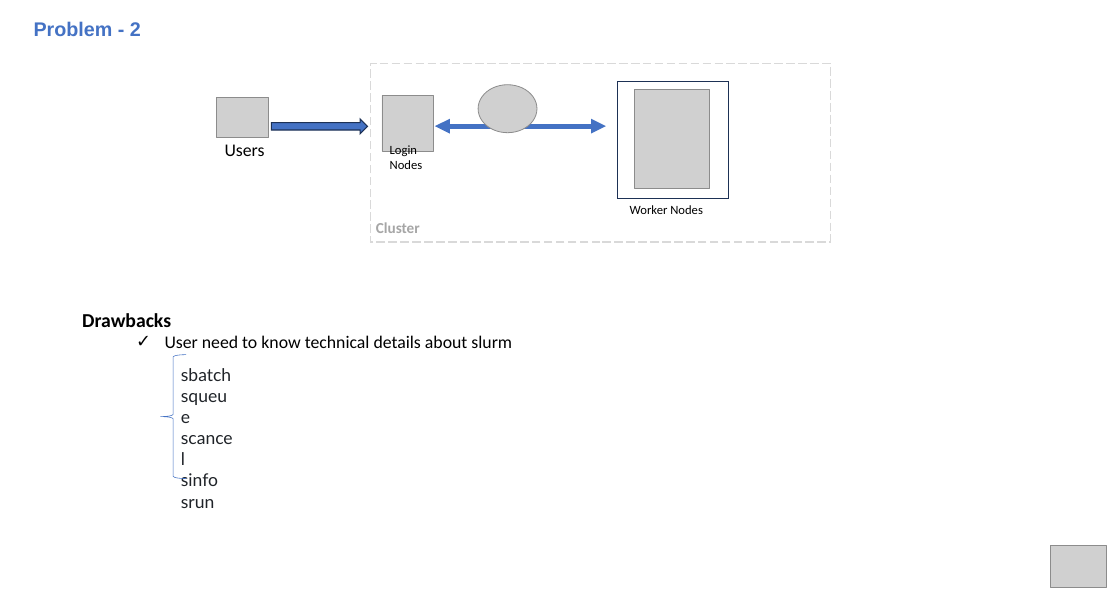
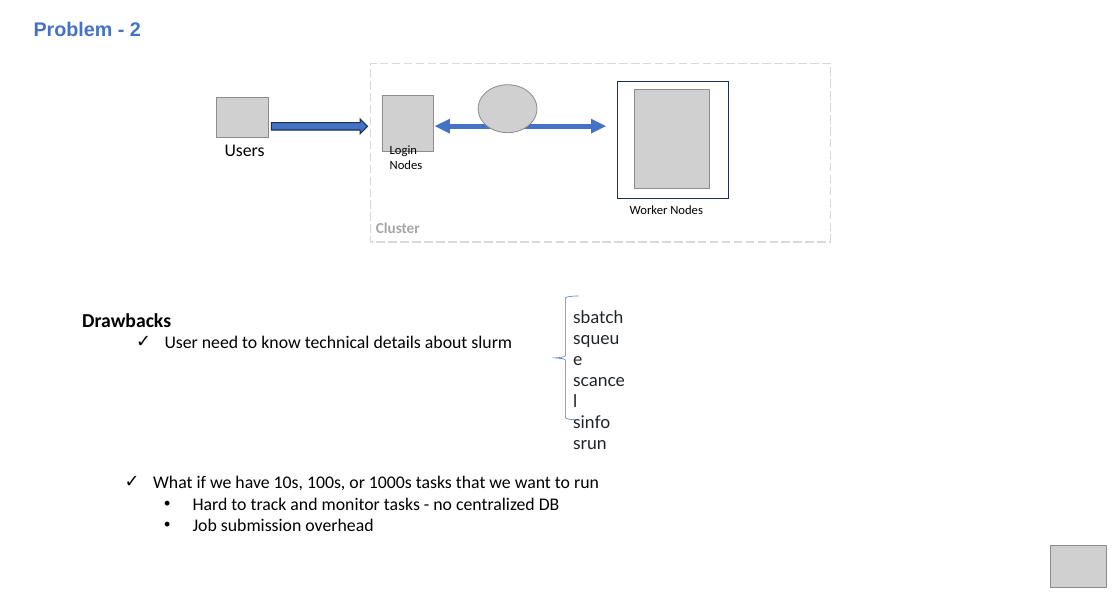
Before and after one commit to hmhwe/IMAGEN_Backend, a slide deck: slide 9 of docs/StakeholderM_CV.pptx. Drawn at 1120x592 pixels with LibreOffice and Linux fonts; fonts in the diff are those of the drawing; grey boxes stand for pictures. Boxes give left, top, right and bottom in pixels: in the first picture for what was removed or moved away, otherwise in the second. Text is boxed around its words. In the diff, an @@ line names an element or a change of style, - is before the commit and + after.

```diff
--- a/docs/StakeholderM_CV.pptx
+++ b/docs/StakeholderM_CV.pptx
@@ left brace moved from (x1=160, y1=354, x2=186, y2=478) to (x1=552, y1=296, x2=578, y2=420) @@
@@ text "sbatch" moved from (x1=181, y1=368, x2=231, y2=508) to (x1=573, y1=310, x2=623, y2=449) @@
@@ text added at (x1=153, y1=475, x2=599, y2=531), 16.1 pt, text #000000 @@
+  ✓ What if we have 10s, 100s, or 1000s tasks that we want to run
+    • Hard to track and monitor tasks - no centralized DB
+    • Job submission overhead
```
Also in this commit, not shown: 2 other slides changed, 1 slide added, 1 slide removed.
